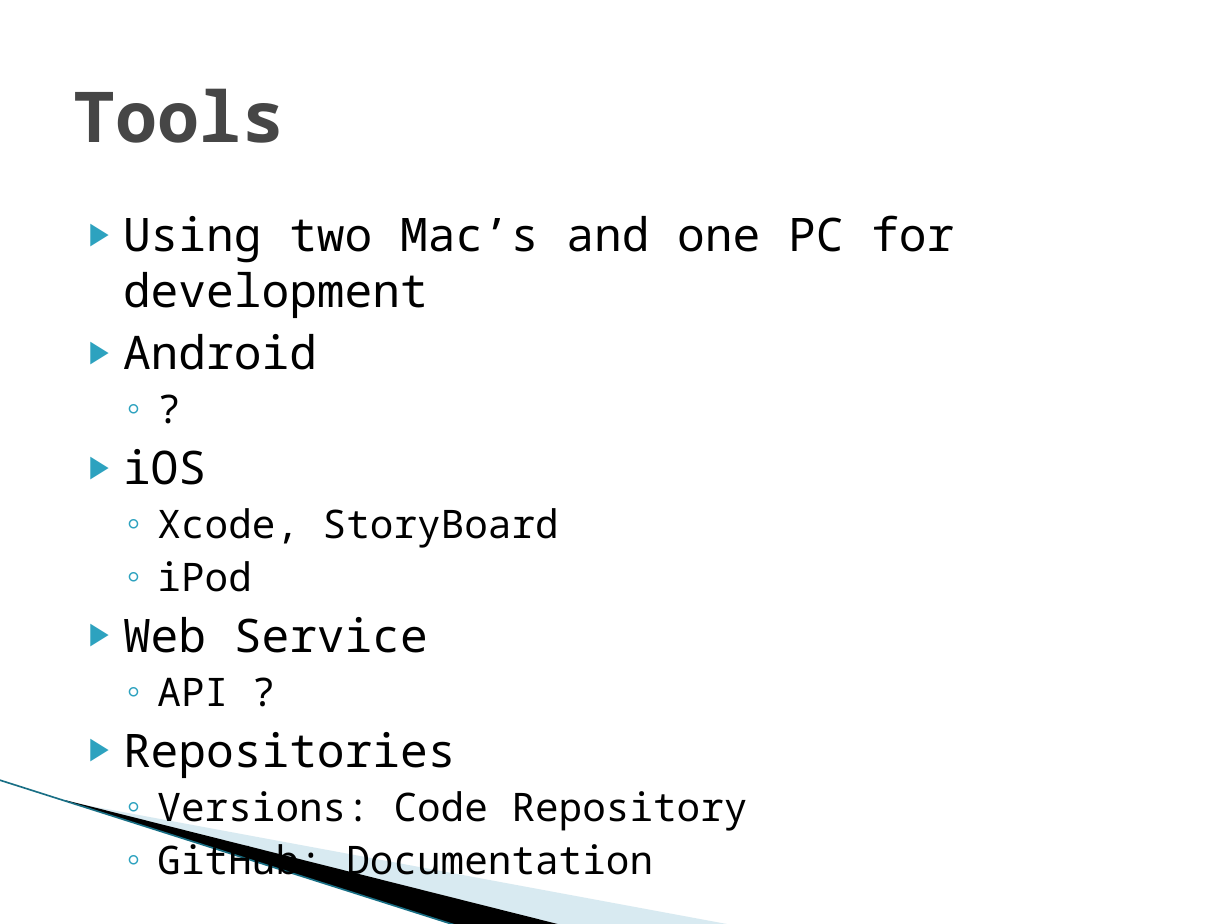
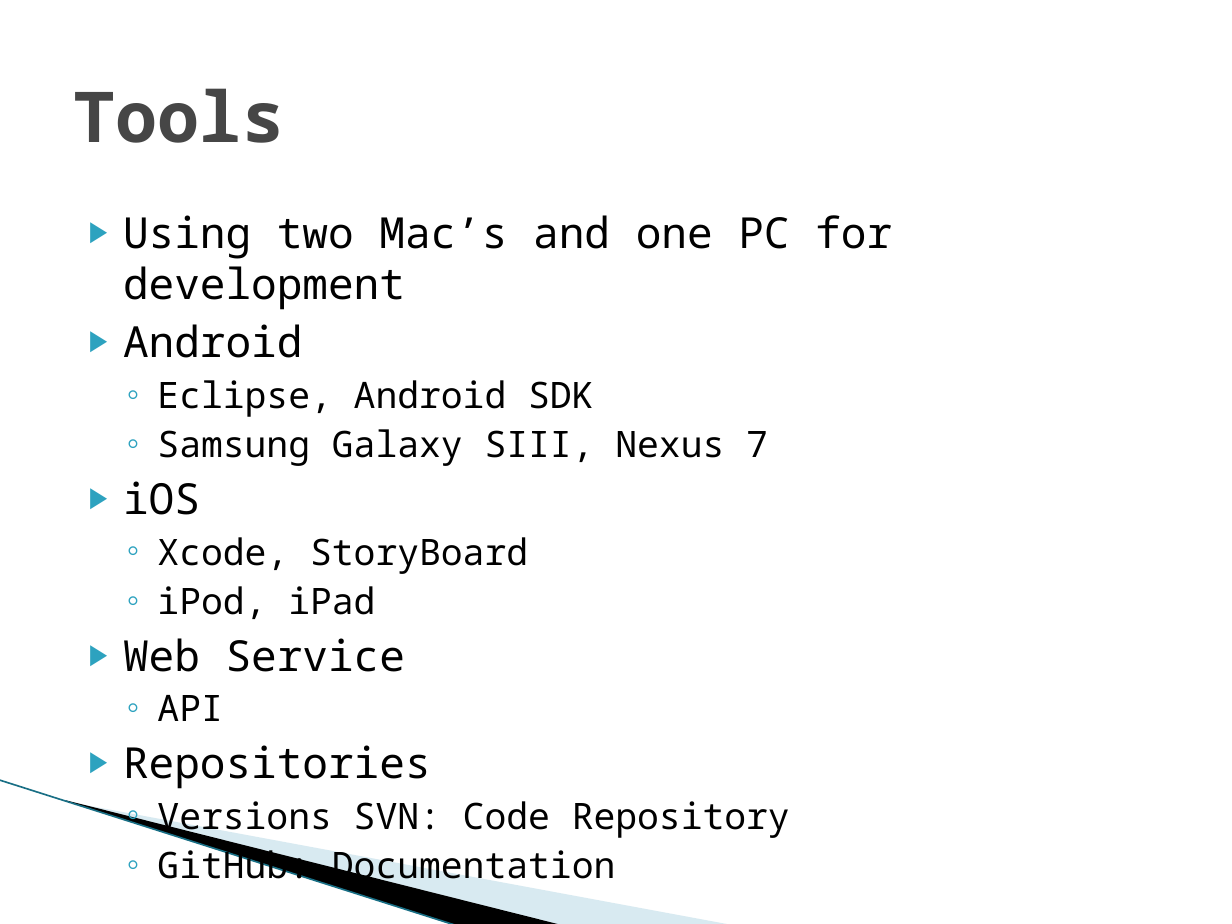
Before and after one commit to SDSMT-CSC/ECPMA, a slide deck: slide 5 of Documentation/Presentation1.pptx. Drawn at 1232x924 pixels with LibreOffice and Linux fonts; fonts in the diff are those of the drawing; background and template pictures are left out. Boxes give left, top, right and bottom in pixels: in the first picture for what was removed or moved away, otherwise in the second. Text is boxed around its words. In the diff, an @@ line names an element or a change of style, - is before the commit and + after.

```diff
--- a/Documentation/Presentation1.pptx
+++ b/Documentation/Presentation1.pptx
@@ text at [123,215,892,888]: size 27 to 25 pt in "Using two Mac’s and one PC for ...", "Android", "iOS", "Web Service" and 1 more places; size 23 to 21.3 pt in "Xcode, StoryBoard", "GitHub: Documentation" @@
@@ text at [157,380,768,466]: text changed; size 23 to 21.3 pt @@
-  ◦ ?
+  ◦ Eclipse, Android SDK
+  ◦ Samsung Galaxy SIII, Nexus 7
@@ text at [157,586,375,619]: text changed; size 23 to 21.3 pt @@
-  ◦ iPod
+  ◦ iPod, iPad
@@ text at [157,677,228,706]: text changed; size 23 to 21.3 pt @@
-  ◦ API ?
+  ◦ API
@@ text at [157,801,790,839]: text changed; size 23 to 21.3 pt @@
-  ◦ Versions: Code Repository
+  ◦ Versions SVN: Code Repository
```
Also in this commit, not shown: 1 other slide changed, 1 other file.
